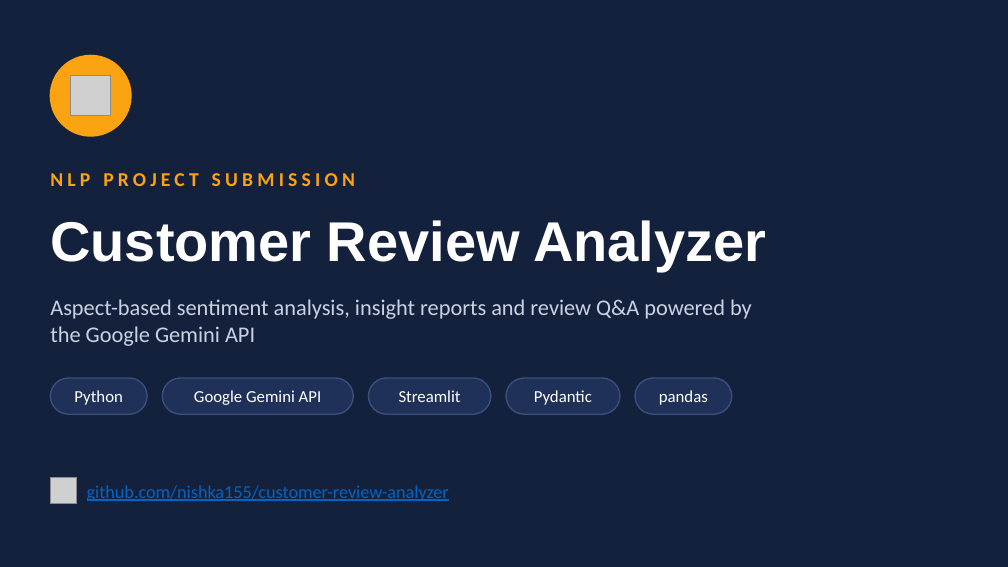
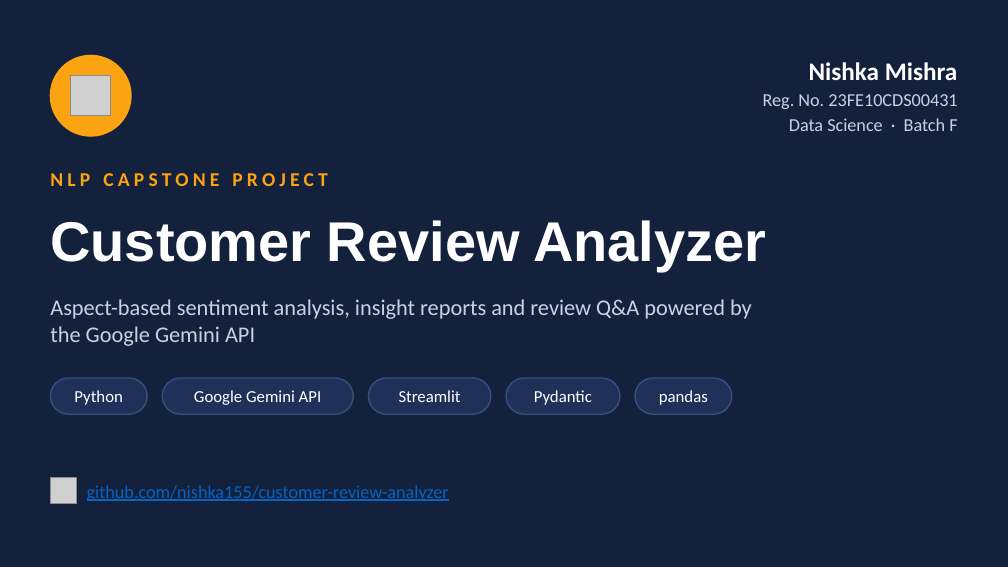
Before and after one commit to nishka155/customer-review-analyzer, a slide deck: slide 1 of presentation/Customer_Review_Analyzer.pptx. Drawn at 1008x567 pixels with LibreOffice and Linux fonts; fonts in the diff are those of the drawing; grey boxes stand for pictures. Boxes give left, top, right and bottom in pixels: in the first picture for what was removed or moved away, otherwise in the second. Text is boxed around its words. In the diff, an @@ line names an element or a change of style, - is before the commit and + after.

```diff
--- a/presentation/Customer_Review_Analyzer.pptx
+++ b/presentation/Customer_Review_Analyzer.pptx
@@ text added at [763,62,958,131], 13 pt, text #C9D2E3 @@
+Nishka Mishra
+Reg. No. 23FE10CDS00431
+Data Science · Batch F
@@ text at [50,173,328,186]: text changed @@
-NLP PROJECT SUBMISSION
+NLP CAPSTONE PROJECT
```
Also in this commit, not shown: 1 other file.
